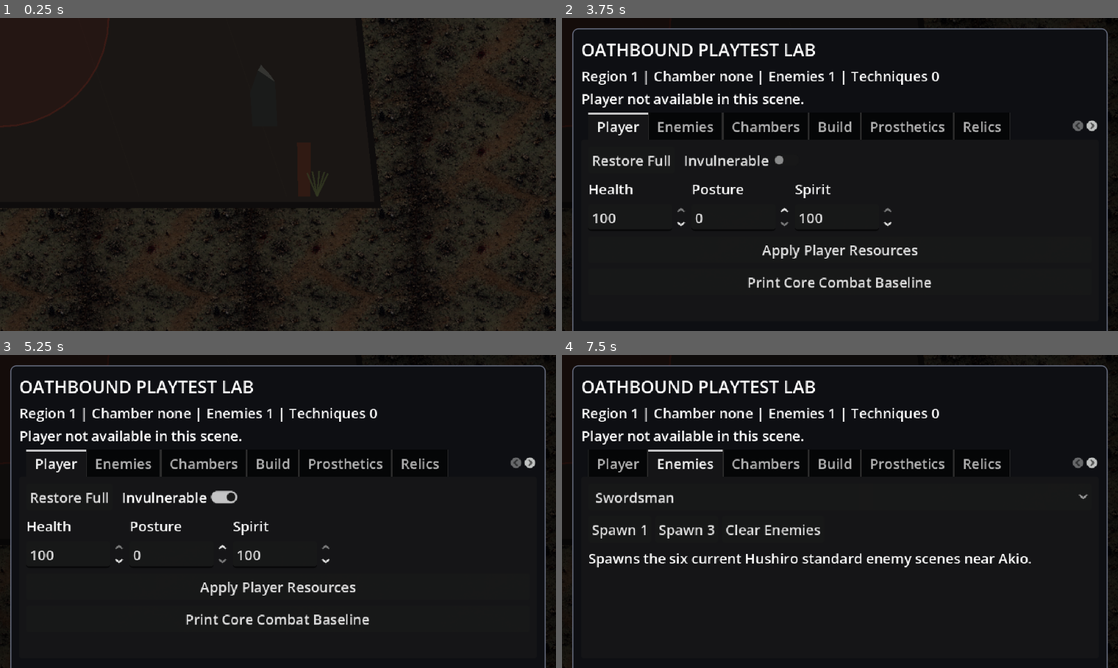
Above: before the commit, frames 1-4 (two rows, left to right).
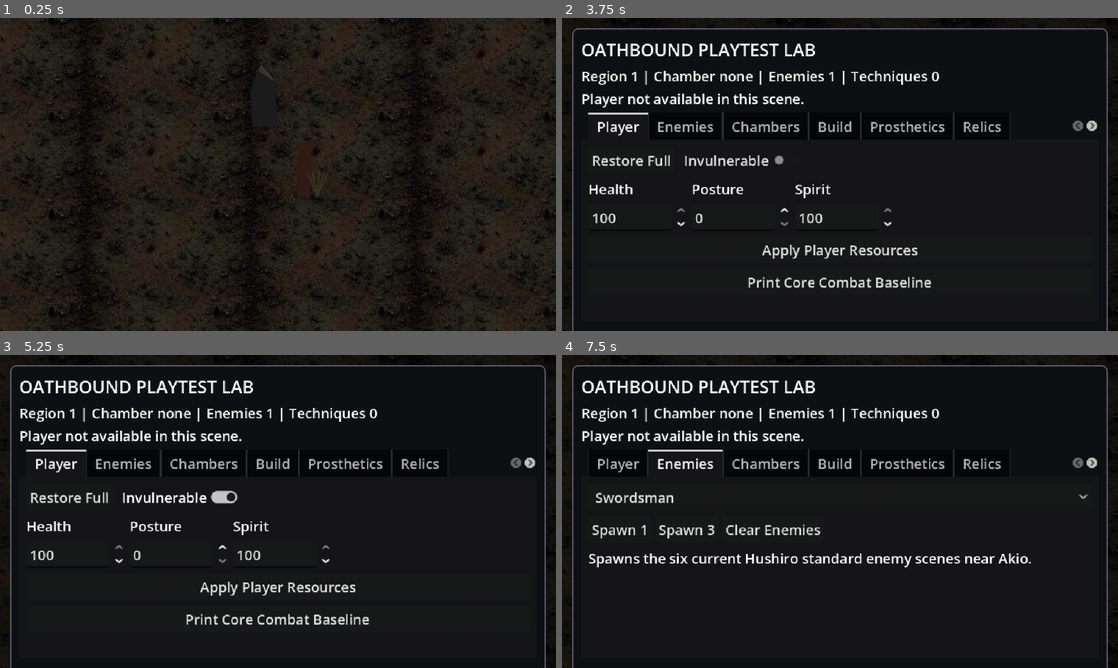
Above: after the commit, the same moments.

Repository: seancl8611/oathbound
Game: Godot game, scene res://Regions/Hushiro/Chambers/MinibossChamber.tscn
The game is run twice, just before and just after one commit, with the same random seed, the same clock (stepped at 60 frames per second) and the same inputs. This scene is started directly instead of the project's main scene. Sound files missing from this copy of the repository are replaced by a short silence.
Inputs (mouse positions are in pixels of both pictures, inside the frame that each line leads up to):
- Up to frame 1 (0.25 s): no input
- Up to frame 2 (3.75 s): tap Enter (ui_accept) at 0.5, 0.77, 1.25, 2, 2.75, 3.5 s; move the mouse to (962, 158) at 0.52 s; press the mouse at (962, 158) at 0.53 s; hold D (right) 0.53-1.25 s; release the mouse at (962, 158) at 1.25 s; drag from (728, 190) to (812, 237) at 1.27 s; move the mouse to (895, 105) at 2.02 s; hold D (right) 2.03-2.75 s; tap E (execute_finisher) at 2.1 s; drag from (812, 237) to (673, 127) at 2.77 s; move the mouse to (1006, 221) at 3.52 s; hold A (left) from 3.53 s (still down); hold ` (playtest_lab_toggle) from 3.53 s (still down)
- Up to frame 3 (5.25 s): tap Enter (ui_accept) at 3.77 s; release A (left) at 4.25 s; release ` (playtest_lab_toggle) at 4.25 s; click "Restore Full" at 4.25 s; click "Invulnerable" at 5 s
- Up to frame 4 (7.5 s): click "Apply Player Resources" at 5.75 s; click "Print Core Combat Baseline" at 6.5 s; tap Enter (ui_accept) at 7.25 s; drag from (673, 464) to (756, 433) at 7.27 s

The runs differ from the first frame. In frame 1, 1.7% of the frame differs, in the area x 0-69%, y 0-61%; in frame 2, less than 0.1%; in frame 3, less than 0.1%; in frame 4, less than 0.1%.

Commit message:
Keep service floors below interaction content

Diff:
--- a/game/oathbound/Regions/Hushiro/Presentation/ThreeQuarterServiceChamberScenery.gd
+++ b/game/oathbound/Regions/Hushiro/Presentation/ThreeQuarterServiceChamberScenery.gd
@@ -8,8 +8,8 @@
 
 @export_enum("rest", "shrine", "merchant", "miniboss", "boss", "treasure") var profile := "rest"
 
-const FLOOR_Z := 10
-const FLOOR_DETAIL_Z := 12
+const FLOOR_Z := -920
+const FLOOR_DETAIL_Z := -910
 const ACTOR_DEPTH_BIAS := 1000
 
 const GROUND := Color(0.105, 0.087, 0.080, 1.0)
